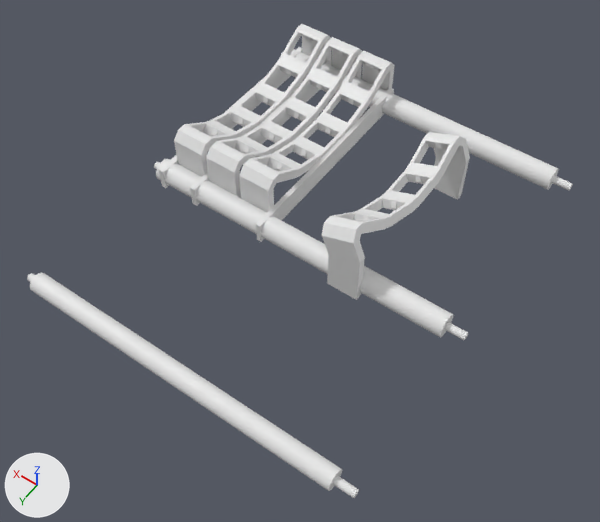
Before and after pictures for a commit that changed the Blender file models/blender/cuivienen.blend.
Camera for both pictures: a camera (50 mm lens) standing at (-158.0, 259.0, 322.0) and looking at (-14.0, 58.0, 5.0). The axes (+X, +Y, +Z) are drawn at lower left. The lights are the same throughout.

Objects in the first picture: 'bolt1', 'bolt2', 'bolt3', 'boltHole1', 'boltHole2', 'boltHole3', 'col2.001', 'col5', 'col6', 'col7', 'leg5', 'leg7', 'leg8'.
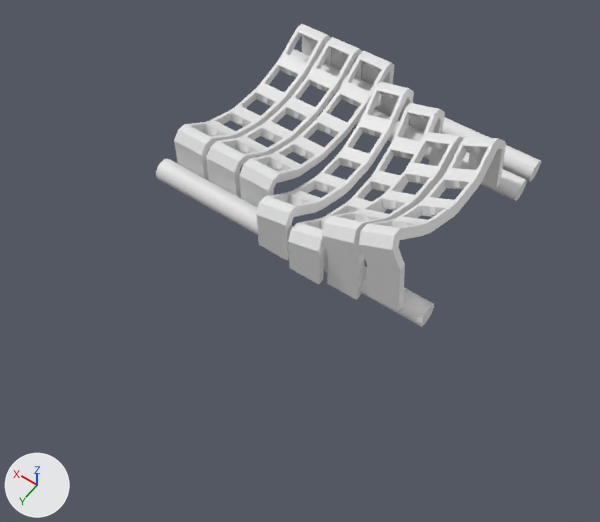
Where the newer file only moved an object's origin or applied its transform, the numbers keep the older frame.

Changed parts and their boxes (x1, y1, x2, y2) in the pictures (600 x 522 px):
'boltHole3', mesh rescaled (44% narrower, 57% shorter): before (30, 273, 342, 491); after (354, 107, 527, 201)
'col2.001', reshaped: before (322, 132, 470, 300); after (322, 132, 464, 300)
'col1', shown: after (359, 137, 506, 311)
'boltHole2', mesh rescaled (6% narrower): before (156, 159, 453, 337); after (156, 159, 434, 327)
'col4', shown: after (256, 81, 414, 260)
'col3', shown: after (288, 103, 445, 285)
'boltHole1', mesh rescaled (6% narrower): before (291, 49, 559, 189); after (290, 49, 541, 181)
'leg5', hidden: before (256, 88, 394, 242)
'leg7', hidden: before (190, 60, 331, 206)
'leg8', hidden: before (159, 47, 302, 188)
'bolt3', hidden: before (27, 273, 359, 498)
'bolt2', hidden: before (154, 162, 468, 340)
'bolt1', hidden: before (280, 52, 573, 190)
part 1 of me_cube_027, cut back: before (434, 142, 470, 200); after (428, 147, 463, 177)

The change, as a diff of the scene's bpy script:
```diff
--- a/models/blender/cuivienen.blend.py
+++ b/models/blender/cuivienen.blend.py
@@ me_cube_027 @@
 # used by ob_col2_001; location = (-11.0, 0.0, 97.0); rotation_euler = (0.0, 0.367, 0.0), in degrees (0, 21, 0)
-me_cube_027.from_pydata(...)  # 307 vertices, 269 faces; spans x -9.0..17.0, y -40.0..58.0, z -115.4..-60.6
+me_cube_027.from_pydata(...)  # 301 vertices, 262 faces; spans x -9.0..17.0, y -40.0..58.0, z -103.7..-60.6
+# me_cube_027 part 1
+# 9 vertices are removed from x -9.0..9.2, y -40.0..-36.0, z -115.4..-88.5
+# 14 faces are deleted
+# 3 vertices move from x 9.0..17.0, y -40.0..-36.0, z -109.4..-88.5 to x 0.5..16.2, y -40.0..-36.0, z -103.7..-97.7
+# 3 vertices are added at (16.2, -36.0, -97.7), (8.3, -40.0, -100.7), (8.3, -36.0, -100.7)
+# 7 new faces join them
@@ me_cylinder_013 @@
 me_cylinder_013.from_pydata(...)  # 64 vertices, 34 faces; spans x -5.0..5.0, y -5.0..5.0, z -120.0..50.0
 # used by ob_bolthole2; location = (30.0, 50.0, 6.0); rotation_euler = (1.571, 0.0, 1.571), in degrees (90, 0, 90); scale = (1.2, 1.2, 1.0)
+# me_cylinder_013 part 2: the whole mesh is scaled about its middle by (1, 1, 0.941), then moved by (0.0, 0.0, 5.0)
@@ me_cylinder_011 @@
 me_cylinder_011.from_pydata(...)  # 64 vertices, 34 faces; spans x -5.0..5.0, y -5.0..5.0, z -120.0..50.0
 # used by ob_bolthole3; location = (30.0, 140.0, 5.0); rotation_euler = (1.571, 0.0, 1.571), in degrees (90, 0, 90)
+# me_cylinder_011 part 3: the whole mesh is scaled about its middle by (1.2, 1.2, 0.588), then moved by (-185.0, 1.0, -25.0)
@@ me_cylinder_001 @@
 me_cylinder_001.from_pydata(...)  # 64 vertices, 34 faces; spans x -5.0..5.0, y -5.0..5.0, z -120.0..50.0
 # used by ob_bolthole1; location = (30.0, -62.5, 6.0); rotation_euler = (1.571, 0.0, 1.571), in degrees (90, 0, 90); scale = (1.2, 1.2, 1.0)
+# me_cylinder_001 part 4: the whole mesh is scaled about its middle by (1, 1, 0.941), then moved by (0.0, 0.0, 5.0)
@@ ob_col1 @@
 ob_col1.rotation_euler = (0.0, 0.454, 0.0)  # degrees (0, 26, 0)
-ob_col1.hide_set(True)
@@ ob_col4 @@
 _m = ob_col4.modifiers.new('Mirror', 'MIRROR')
 _m.use_clip = True
-ob_col4.hide_set(True)
@@ ob_col3_1 @@
 _m = ob_col3_1.modifiers.new('Mirror', 'MIRROR')
 _m.use_clip = True
-ob_col3_1.hide_set(True)
@@ ob_leg8 @@
 ob_leg8.scale = (1.5, 60.5, 6.0)
+ob_leg8.hide_set(True)
@@ ob_leg7_1 @@
 ob_leg7_1.scale = (1.5, 60.5, 6.0)
+ob_leg7_1.hide_set(True)
@@ ob_leg5_1 @@
 ob_leg5_1.scale = (1.3, 60.5, 6.0)
+ob_leg5_1.hide_set(True)
@@ ob_bolt2 @@
 ob_bolt2.scale = (1.0, 1.0, 1.1)
+ob_bolt2.hide_set(True)
@@ ob_bolt3 @@
 ob_bolt3 = bpy.data.objects.new('bolt3', me_cylinder_007)
-ob_bolt3.location = (30.0, 140.0, 5.0)
+ob_bolt3.location = (-30.0, -45.5, 6.0)
 ob_bolt3.rotation_euler = (1.571, 0.0, 1.571)  # degrees (90, 0, 90)
 ob_bolt3.scale = (1.0, 1.0, 1.1)
+ob_bolt3.hide_set(True)
@@ ob_bolt1 @@
 ob_bolt1.scale = (1.0, 1.0, 1.1)
+ob_bolt1.hide_set(True)
```
